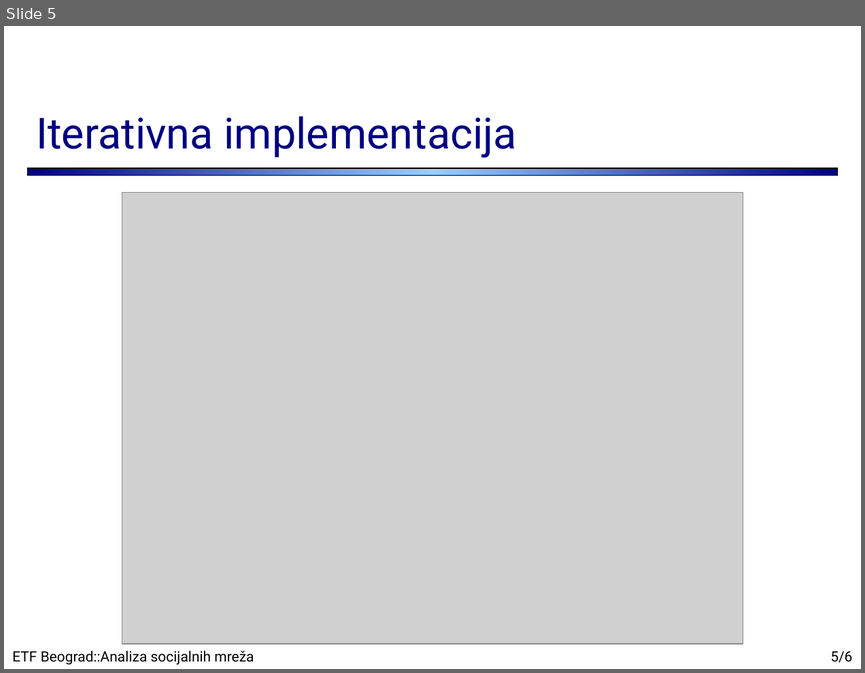
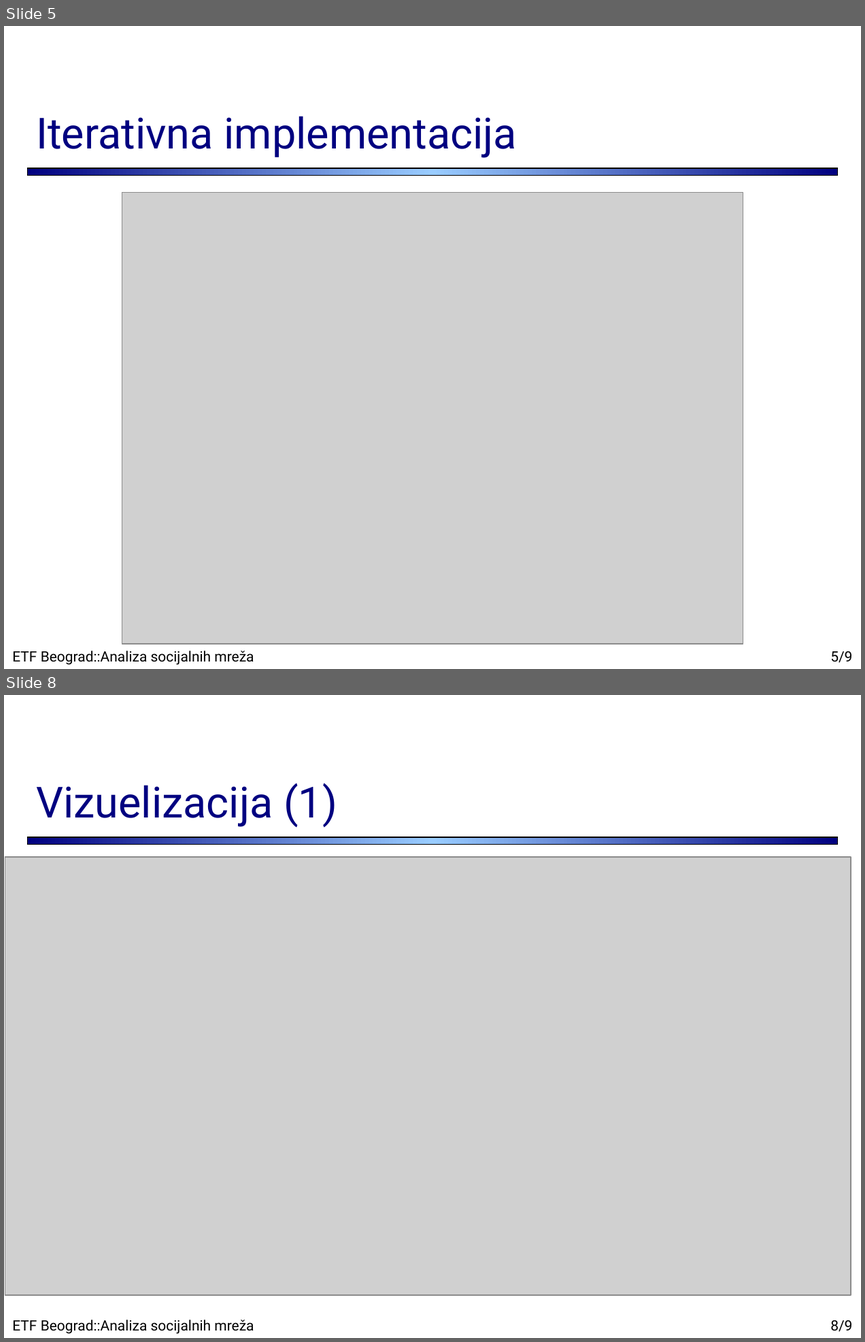
Before and after one commit to StokovicUros/GI2022_Project_T1, a slide deck: Presentation.ppt. Shown one above the other, each under a label of ours: slide 5 before the commit, slides 5 and 8 after it; the slides between them are not shown. The pictures are 865x673 and 865x1342 pixels, drawn with LibreOffice and Linux fonts; fonts in the diff are those of the drawing; grey boxes stand for pictures. Boxes give left, top, right and bottom in pixels: in the first picture for what was removed or moved away, otherwise in the second. Text is boxed around its words. In the diff, an @@ line names an element or a change of style, - is before the commit and + after.

```diff
--- a/Presentation.ppt
+++ b/Presentation.ppt
@@ slide 8 added at box(4, 695, 861, 1338), background #FFFFFF; not listed: 1 template element that a slide beside it also shows @@
@@ title added at box(36, 783, 337, 828), 36 pt, text #000080 @@
+Vizuelizacija (1)
@@ picture added at box(5, 857, 851, 1295) @@
@@ text added at box(12, 1319, 254, 1334), 12 pt, text #000000 @@
+ETF Beograd::Analiza socijalnih mreža
@@ page number added at box(830, 1320, 852, 1331), 12 pt, text #000000 @@
+8/9
@@ page number at box(830, 651, 852, 662): text changed @@
-5/6
+5/9
```
Also in this commit, not shown: 2 slides changed, 2 other slides added.
